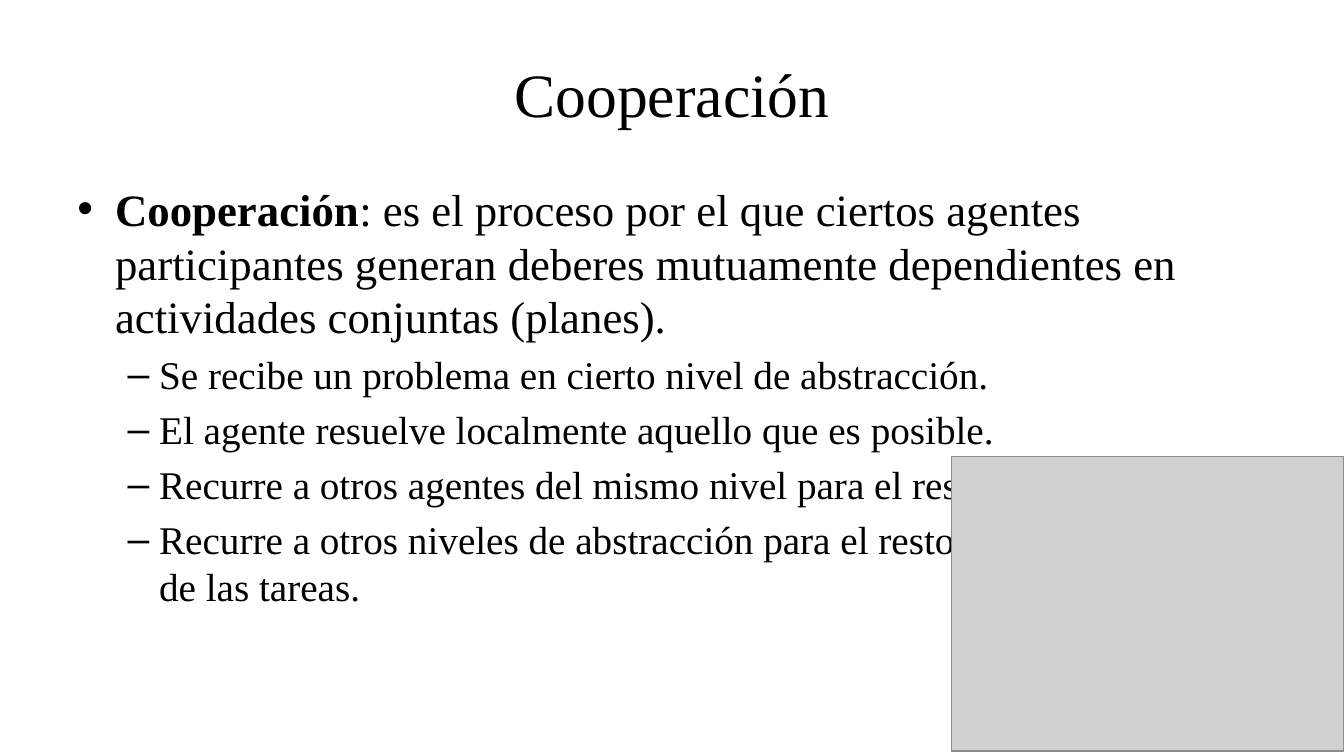
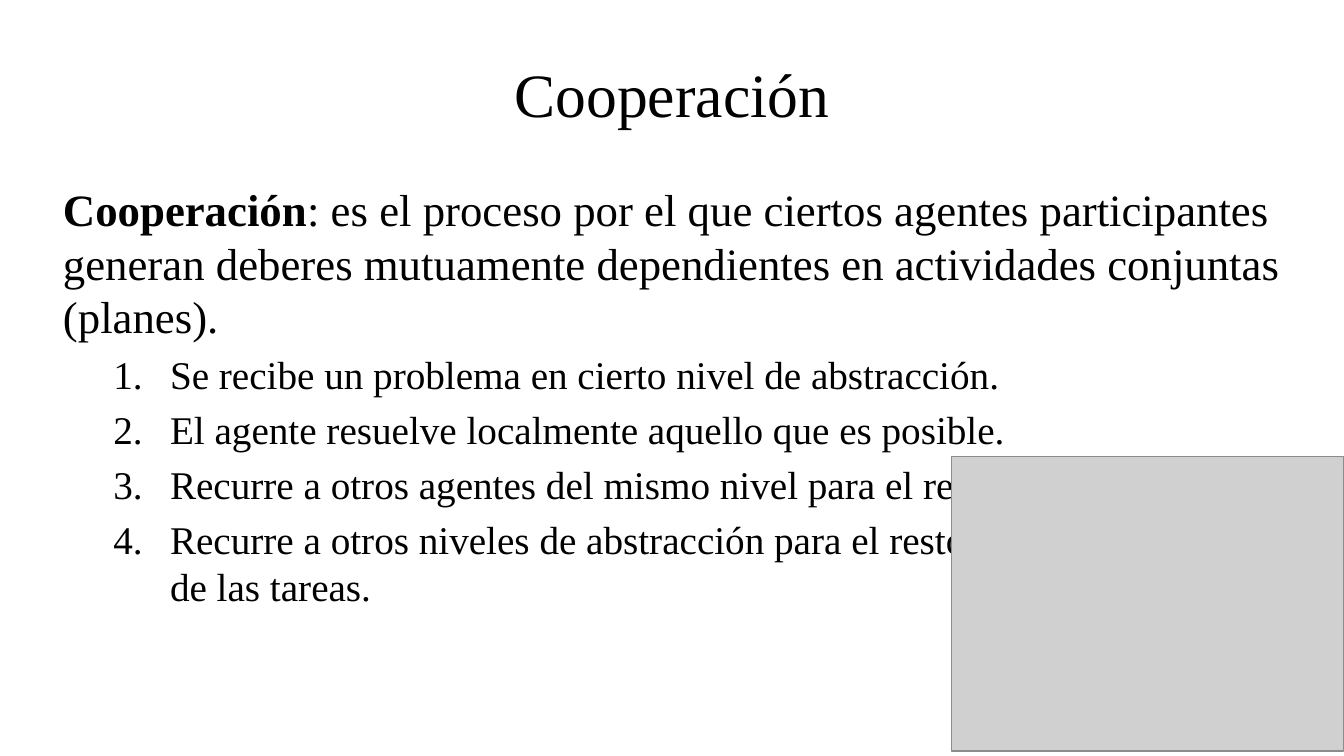
Before and after one commit to fsancho/Modelado-Analisis-Complejidad, a slide deck: slide 16 of Bloque II. SMA/II.1. Sistemas Multiagente.pptx. Drawn at 1344x756 pixels with LibreOffice and Linux fonts; fonts in the diff are those of the drawing; grey boxes stand for pictures. Boxes give left, top, right and bottom in pixels: in the first picture for what was removed or moved away, otherwise in the second. Text is boxed around its words. In the diff, an @@ line names an element or a change of style, - is before the commit and + after.

```diff
--- a/Bloque II. SMA/II.1. Sistemas Multiagente.pptx
+++ b/Bloque II. SMA/II.1. Sistemas Multiagente.pptx
@@ text "Cooperación: es el proceso por ...": place and size @@
-text "Cooperación: es el proceso por ..." at [115,195,1175,602]
+text "Cooperación: es el proceso por ..." at [63,195,1279,602]
@@ text "Cooperación: es el proceso por ..." at [63,195,1279,602]: bullet • to none; bullet – to 1. @@
```
Also in this commit, not shown: 8 other slides changed.
